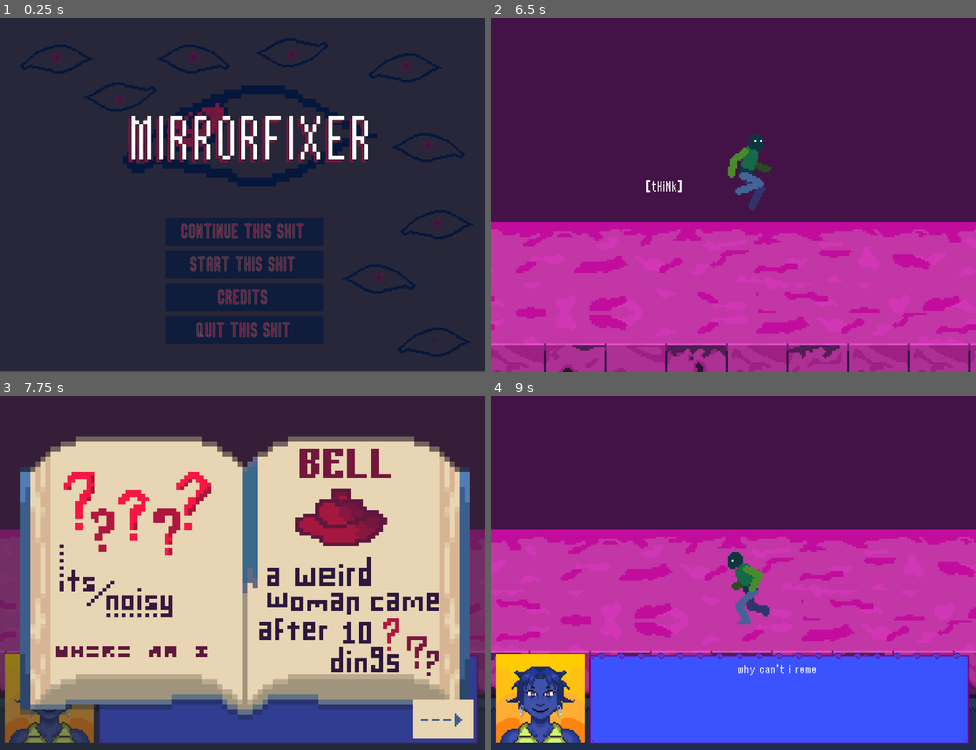
Above: before the commit, frames 1-4 (two rows, left to right).
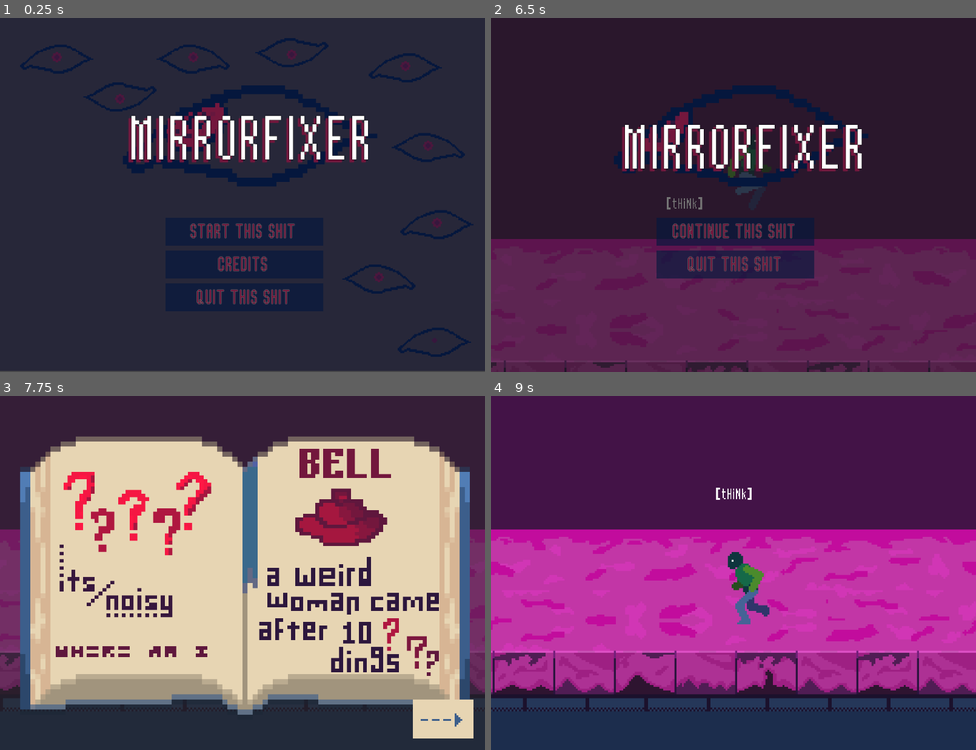
Above: after the commit, the same moments.

Repository: nisaturk/mirrorfixer-prototype
Game: Godot game, scene res://scenes/main_menu.tscn
Two runs of this game, one before a commit and one after it. Both use one fixed random seed, a clock stepped at 60 frames per second and the inputs below.
Inputs (mouse positions are in pixels of both pictures, inside the frame that each line leads up to):
- Up to frame 1 (0.25 s): no input
- Up to frame 2 (6.5 s): click "START THIS SHIT" at 0.5 s; move the mouse to (840, 177) at 1.27 s; press the mouse at (840, 177) at 1.28 s; hold Right (move_right) 1.28-2.75 s; tap Up (jump) at 1.52, 2.27, 5.27, 6.02 s; move the mouse to (636, 212) at 2.02 s; release the mouse at (636, 212) at 2.03 s; tap N (toggle_notebook) at 2.1, 5.1 s; click "--->" at 2.75 s; click "<---" at 3.5 s; tap Enter at 4.25 s; move the mouse to (782, 117) at 4.27 s; press the mouse at (782, 117) at 4.28 s; hold Left (move_left) 4.28-5.03 s; tap Space at 5 s; move the mouse to (709, 265) at 5.02 s; release the mouse at (709, 265) at 5.03 s; hold Right (move_right) from 5.03 s (still down); move the mouse to (879, 248) at 5.77 s; press the mouse at (879, 248) at 5.78 s; tap Escape (pause) at 6.4 s
- Up to frame 3 (7.75 s): release Right (move_right) at 6.5 s; release the mouse at (388, 626) at 6.5 s; click (242, 608) at 6.5 s, where only the run after the commit has a clickable "CONTINUE THIS SHIT"; tap Enter at 7.25 s; move the mouse to (97, 519) at 7.27 s; hold Left (move_left) from 7.28 s (still down); tap N (toggle_notebook) at 7.35 s; tap Up (jump) at 7.52 s
- Up to frame 4 (9 s): tap Space at 8 s; move the mouse to (757, 573) at 8.02 s; release Left (move_left) at 8.03 s; press the mouse at (757, 573) at 8.03 s; hold Right (move_right) 8.03-8.78 s; tap Enter at 8.75 s; move the mouse to (660, 484) at 8.77 s; release the mouse at (660, 484) at 8.78 s; hold Left (move_left) from 8.78 s (still down); tap N (toggle_notebook) at 8.85 s

The runs differ from the first frame. In frame 1, 2.1% of the frame differs, in the area x 37-63%, y 57-91%; in frame 2, 99%, in the area x 0-100%, y 0-100%; in frame 3, 10%; in frame 4, 31%.

Commit message:
minor fixes

Diff:
--- a/scenes/bell.tscn
+++ b/scenes/bell.tscn
@@ -1,7 +1,7 @@
 [gd_scene load_steps=7 format=3 uid="uid://bq11jmsomieh6"]
 
 [ext_resource type="Script" uid="uid://ucp08vkau0lj" path="res://scripts/bell.gd" id="1_j7vni"]
-[ext_resource type="AudioStream" uid="uid://tk8ni3boah2r" path="res://assets/audio/reception-bell-14620.mp3" id="2_sdw5a"]
+[ext_resource type="AudioStream" uid="uid://cocber2atv2s3" path="res://assets/audio/bell.mp3" id="2_sdw5a"]
 [ext_resource type="Texture2D" uid="uid://c03fapssxthge" path="res://assets/sprites/interior/bell/bell-pressed.png" id="3_c5yny"]
 [ext_resource type="Texture2D" uid="uid://go5wucntiyvl" path="res://assets/sprites/interior/bell/bell-still.png" id="4_8g6tv"]
 
--- a/scenes/elevator.tscn
+++ b/scenes/elevator.tscn
@@ -1,8 +1,8 @@
 [gd_scene load_steps=20 format=3 uid="uid://bglrg2vgdl6e"]
 
-[ext_resource type="AudioStream" uid="uid://bm61f4wdyaej8" path="res://assets/audio/elevator-dingwav-14913.mp3" id="1_8lbij"]
 [ext_resource type="Texture2D" uid="uid://m62guhsucyct" path="res://assets/sprites/interior/elevator/body.png" id="1_8o2wm"]
 [ext_resource type="Script" uid="uid://cxj0rpmqm1w6t" path="res://scripts/elevator.gd" id="1_gisge"]
+[ext_resource type="AudioStream" uid="uid://bas6cde8rrfal" path="res://assets/audio/elevator.mp3" id="2_gisge"]
 [ext_resource type="PackedScene" uid="uid://bbh3286pn2faw" path="res://scenes/interactable.tscn" id="3_jmdsd"]
 
 [sub_resource type="AtlasTexture" id="AtlasTexture_2fcxx"]
@@ -122,7 +122,7 @@
 [node name="CollisionShape2D" type="CollisionShape2D" parent="."]
 
 [node name="AudioStreamPlayer2D" type="AudioStreamPlayer2D" parent="."]
-stream = ExtResource("1_8lbij")
+stream = ExtResource("2_gisge")
 
 [node name="AnimatedSprite2D" type="AnimatedSprite2D" parent="."]
 sprite_frames = SubResource("SpriteFrames_2fcxx")
--- a/scenes/flat.tscn
+++ b/scenes/flat.tscn
@@ -7,7 +7,6 @@
 [ext_resource type="Texture2D" uid="uid://bx66ox4gtm7fv" path="res://assets/sprites/interior/livingroom_LRK.png" id="4_hpql5"]
 [ext_resource type="Texture2D" uid="uid://m8d8kmuyeppt" path="res://assets/sprites/interior/cabinets_LRK.png" id="5_mojwh"]
 [ext_resource type="Texture2D" uid="uid://bko6md13s8lt8" path="res://assets/sprites/interior/kitchen_LRK.png" id="6_bkfoi"]
-[ext_resource type="PackedScene" uid="uid://dttu5x0kixbi6" path="res://scenes/DialogueUI.tscn" id="7_jkipv"]
 [ext_resource type="PackedScene" uid="uid://bbh3286pn2faw" path="res://scenes/interactable.tscn" id="8_4n7pq"]
 [ext_resource type="PackedScene" uid="uid://de1vvtwklx3x" path="res://scenes/maxime.tscn" id="8_7j8m3"]
 [ext_resource type="PackedScene" uid="uid://mu6xyf36gys6" path="res://scenes/player.tscn" id="10_rflju"]
@@ -4385,9 +4384,6 @@
 position = Vector2(435, -47)
 shape = SubResource("RectangleShape2D_ir15t")
 
-[node name="GameUI" parent="." instance=ExtResource("7_jkipv")]
-visible = false
-
 [node name="Maxime" parent="." instance=ExtResource("8_7j8m3")]
 position = Vector2(259, -1.9999998)
 scale = Vector2(0.8, 0.8)
--- a/scenes/floor.tscn
+++ b/scenes/floor.tscn
@@ -7,7 +7,6 @@
 [ext_resource type="Texture2D" uid="uid://bx66ox4gtm7fv" path="res://assets/sprites/interior/livingroom_LRK.png" id="4_4eeln"]
 [ext_resource type="Texture2D" uid="uid://m8d8kmuyeppt" path="res://assets/sprites/interior/cabinets_LRK.png" id="5_bqpn2"]
 [ext_resource type="Texture2D" uid="uid://bko6md13s8lt8" path="res://assets/sprites/interior/kitchen_LRK.png" id="6_shpqr"]
-[ext_resource type="PackedScene" uid="uid://dttu5x0kixbi6" path="res://scenes/DialogueUI.tscn" id="8_3pc5w"]
 [ext_resource type="PackedScene" uid="uid://bbh3286pn2faw" path="res://scenes/interactable.tscn" id="9_ghsyk"]
 [ext_resource type="PackedScene" uid="uid://cloj7ddvh6yqt" path="res://scenes/janitor.tscn" id="12_hgjnp"]
 [ext_resource type="PackedScene" uid="uid://bglrg2vgdl6e" path="res://scenes/elevator.tscn" id="13_glw5x"]
@@ -3956,9 +3955,6 @@
 position = Vector2(435, -47)
 shape = SubResource("RectangleShape2D_ir15t")
 
-[node name="GameUI" parent="." instance=ExtResource("8_3pc5w")]
-visible = false
-
 [node name="IAAreas" type="Node2D" parent="."]
 position = Vector2(5, -35)
 
--- a/scenes/lobby.tscn
+++ b/scenes/lobby.tscn
@@ -8,7 +8,6 @@
 [ext_resource type="Texture2D" uid="uid://m8d8kmuyeppt" path="res://assets/sprites/interior/cabinets_LRK.png" id="5_0gjkf"]
 [ext_resource type="Texture2D" uid="uid://bko6md13s8lt8" path="res://assets/sprites/interior/kitchen_LRK.png" id="6_o2i1r"]
 [ext_resource type="PackedScene" uid="uid://8xmdwikm2ght" path="res://scenes/miss_manager.tscn" id="7_iulku"]
-[ext_resource type="PackedScene" uid="uid://dttu5x0kixbi6" path="res://scenes/DialogueUI.tscn" id="8_dfnwm"]
 [ext_resource type="PackedScene" uid="uid://bbh3286pn2faw" path="res://scenes/interactable.tscn" id="9_0jb4q"]
 [ext_resource type="PackedScene" uid="uid://cnmhg1unk4m10" path="res://scenes/shard.tscn" id="10_vwf6o"]
 [ext_resource type="PackedScene" uid="uid://bq11jmsomieh6" path="res://scenes/bell.tscn" id="11_iwi7x"]
@@ -3564,9 +3563,6 @@
 position = Vector2(435, -47)
 shape = SubResource("RectangleShape2D_ir15t")
 
-[node name="GameUI" parent="." instance=ExtResource("8_dfnwm")]
-visible = false
-
 [node name="IAAreas" type="Node2D" parent="."]
 position = Vector2(5, -35)
 
--- a/scenes/main_menu.tscn
+++ b/scenes/main_menu.tscn
@@ -279,10 +279,6 @@
 offset_right = 256.0
 offset_bottom = 259.0
 theme = SubResource("Theme_bqqt6")
-
-[node name="ContinueButton" type="Button" parent="Menu"]
-layout_mode = 2
-text = "CONTINUE THIS SHIT"
 
 [node name="StartButton" type="Button" parent="Menu"]
 layout_mode = 2
@@ -399,7 +395,6 @@
 flip_h = true
 flip_v = true
 
-[connection signal="pressed" from="Menu/ContinueButton" to="." method="_on_continue_button_pressed"]
 [connection signal="pressed" from="Menu/StartButton" to="." method="_on_start_button_pressed"]
 [connection signal="pressed" from="Menu/CreditsButton" to="." method="_on_credits_button_pressed"]
 [connection signal="pressed" from="Menu/QuitButton" to="." method="_on_quit_button_pressed"]
--- a/scenes/object_entry.tscn
+++ /dev/null
@@ -1,44 +0,0 @@
-[gd_scene load_steps=5 format=3 uid="uid://byqxbr1umu6io"]
-
-[ext_resource type="Script" uid="uid://b76jcof8156o6" path="res://scripts/object_entry.gd" id="1_seygr"]
-[ext_resource type="FontFile" uid="uid://by8f628mb0ucf" path="res://assets/ui/retganon.ttf" id="2_p11kx"]
-
-[sub_resource type="LabelSettings" id="LabelSettings_abhb3"]
-font = ExtResource("2_p11kx")
-
-[sub_resource type="LabelSettings" id="LabelSettings_7vadc"]
-font = ExtResource("2_p11kx")
-
-[node name="ObjectEntry" type="MarginContainer"]
-anchors_preset = 15
-anchor_right = 1.0
-anchor_bottom = 1.0
-grow_horizontal = 2
-grow_vertical = 2
-script = ExtResource("1_seygr")
-
-[node name="HBoxContainer" type="HBoxContainer" parent="."]
-layout_mode = 2
-theme_override_constants/separation = 20
-
-[node name="Icon" type="TextureRect" parent="HBoxContainer"]
-custom_minimum_size = Vector2(64, 64)
-layout_mode = 2
-expand_mode = 1
-stretch_mode = 5
-
-[node name="VBoxContainer" type="VBoxContainer" parent="HBoxContainer"]
-layout_mode = 2
-size_flags_horizontal = 6
-
-[node name="Title" type="Label" parent="HBoxContainer/VBoxContainer"]
-layout_mode = 2
-text = "TITLE TITLE TITLE NAME NAME NAME"
-label_settings = SubResource("LabelSettings_abhb3")
-
-[node name="Description" type="Label" parent="HBoxContainer/VBoxContainer"]
-custom_minimum_size = Vector2(5, 5)
-layout_mode = 2
-text = "descriptive text, its meant to be. but is it? i don't know, to be honest. "
-label_settings = SubResource("LabelSettings_7vadc")
-autowrap_mode = 3
--- a/scenes/pause_menu.tscn
+++ b/scenes/pause_menu.tscn
@@ -140,10 +140,6 @@
 layout_mode = 2
 text = "CONTINUE THIS SHIT"
 
-[node name="SaveButton" type="Button" parent="Menu"]
-layout_mode = 2
-text = "SAVE THIS SHIT"
-
 [node name="QuitButton" type="Button" parent="Menu"]
 layout_mode = 2
 text = "QUIT THIS SHIT"
@@ -180,5 +176,4 @@
 vertical_alignment = 1
 
 [connection signal="pressed" from="Menu/ContinueButton" to="." method="_on_continue_button_pressed"]
-[connection signal="pressed" from="Menu/SaveButton" to="." method="_on_save_button_pressed"]
 [connection signal="pressed" from="Menu/QuitButton" to="." method="_on_quit_button_pressed"]
--- a/scripts/bell.gd
+++ b/scripts/bell.gd
@@ -19,3 +19,7 @@
 	if $AudioStreamPlayer2D.playing:
 		$AudioStreamPlayer2D.stop()
 	$AudioStreamPlayer2D.play()
+
+#func deactivate():
+	#$CollisionShape2D.set_deferred("disabled", true)
+	#$AnimatedSprite2D.stop()
--- a/scripts/main_menu.gd
+++ b/scripts/main_menu.gd
@@ -7,12 +7,6 @@
 func _ready():
 	pass
 
-func _on_continue_button_pressed() -> void:
-	if GlobalState.load_game():
-		SceneManager.change_scene(GlobalState.next_spawn_point)
-	else:
-		print("No save file found.")
-
 func _on_start_button_pressed() -> void:
 	SceneManager.change_scene(GameConsts.SCENE_BASEMENT)
 
--- a/scripts/player.gd
+++ b/scripts/player.gd
@@ -102,6 +102,7 @@
 		return
 
 	if event.is_action_pressed("pause"):
+		PauseMenu.show_menu()
 		return
 
 	if event.is_action_pressed("interact"):
Binary file removed: assets/audio/bell.png
Binary file removed: assets/audio/maxime.png
Binary file removed: assets/audio/shard.png
Binary file removed: assets/audio/wakeup.png
Not shown: 1 places in scenes/flat.tscn that only renumber resources
Not shown: 1 places in scenes/floor.tscn that only renumber resources
Not shown: 1 places in scenes/lobby.tscn that only renumber resources
Not shown, removed: assets/audio/elevator-dingwav-14913.mp3
Not shown, removed: assets/audio/reception-bell-14620.mp3
Not shown, removed: assets/audio/shard-shine.mp3
Not shown, removed: assets/audio/shine-5-268908.mp3
